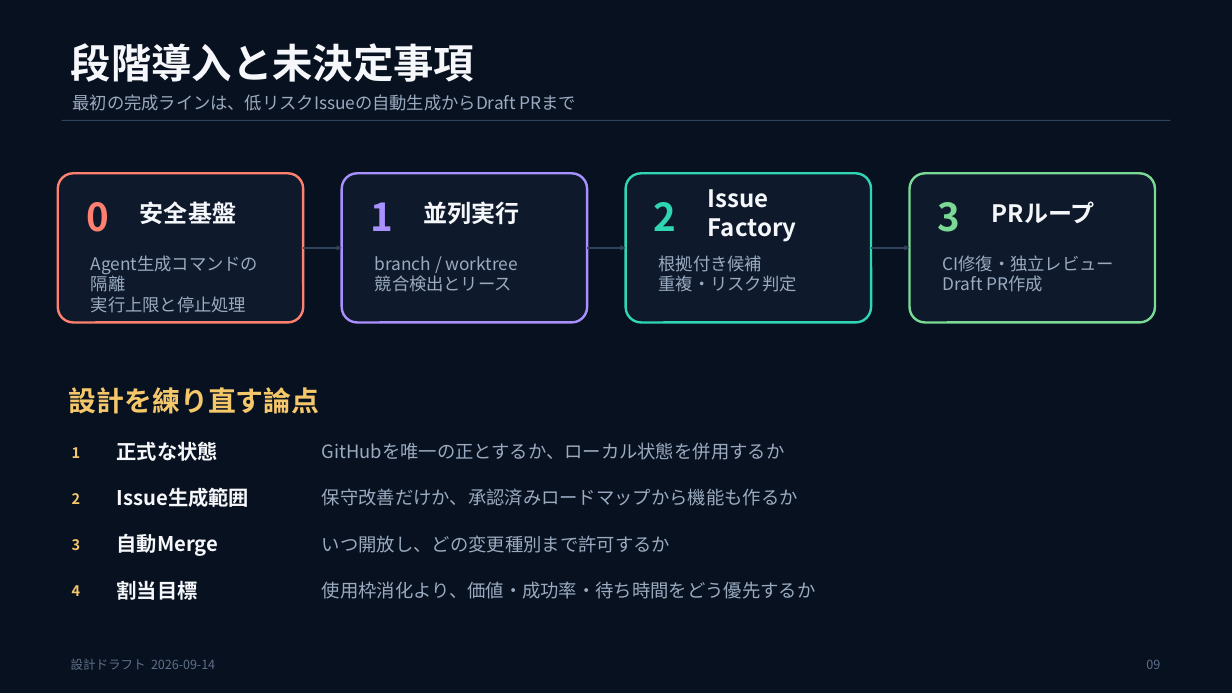
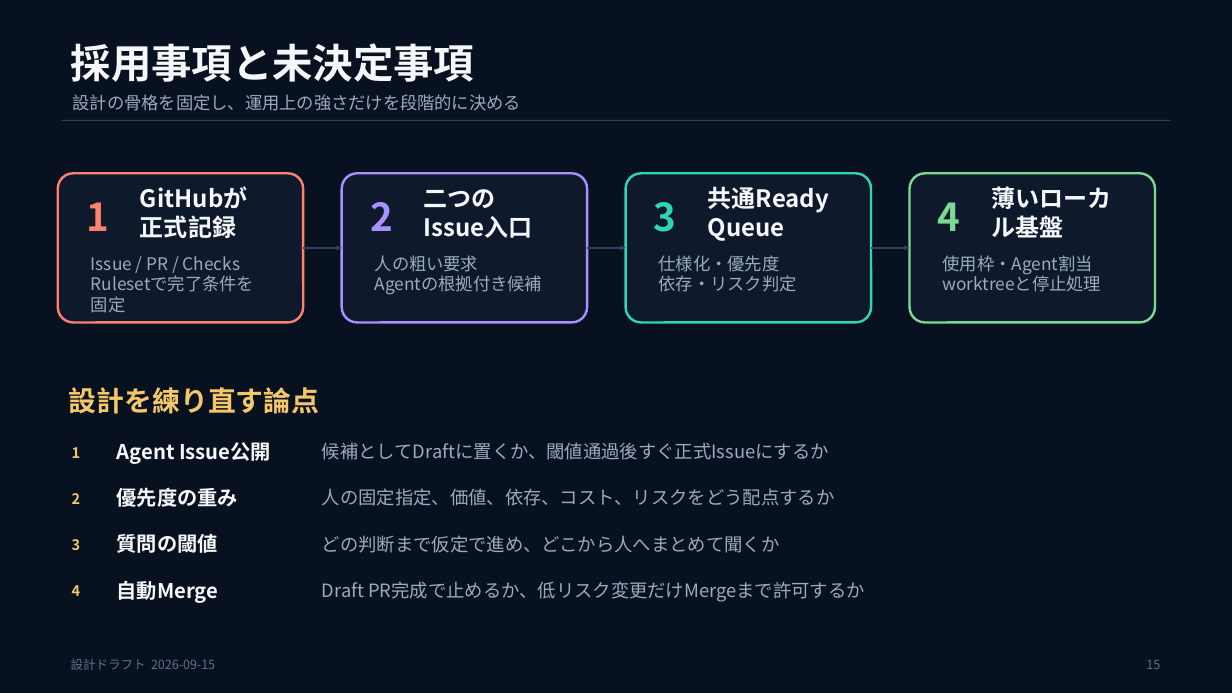
Before and after one commit to Kottiee/dev-pipeline2, a slide deck: slide 15 of docs/autonomous-development-pipeline-design.pptx (slide 9 before the commit). Drawn at 1232x693 pixels with LibreOffice and Linux fonts; fonts in the diff are those of the drawing. Boxes give left, top, right and bottom in pixels: in the first picture for what was removed or moved away, otherwise in the second. Text is boxed around its words. In the diff, an @@ line names an element or a change of style, - is before the commit and + after.

```diff
--- a/docs/autonomous-development-pipeline-design.pptx
+++ b/docs/autonomous-development-pipeline-design.pptx
@@ text at <box>71,43,474,82</box>: text changed @@
-段階導入と未決定事項
+採用事項と未決定事項
@@ text at <box>73,94,521,111</box>: text changed @@
-最初の完成ラインは、低リスクIssueの自動生成からDraft PRまで
+設計の骨格を固定し、運用上の強さだけを段階的に決める
@@ text at <box>86,202,109,231</box>: text changed @@
-0
+1
@@ text at <box>140,201,236,224</box>: text changed @@
-安全基盤
+GitHubが正式記録
@@ text at <box>370,202,393,231</box>: text changed @@
-1
+2
@@ text at <box>424,189,533,238</box>: text changed @@
-並列実行
+二つのIssue入口
@@ text at <box>654,202,677,232</box>: text changed @@
-2
+3
@@ text at <box>708,186,829,241</box>: text changed @@
-Issue Factory
+共通Ready Queue
@@ text at <box>938,202,961,231</box>: text changed @@
-3
+4
@@ text at <box>992,186,1112,238</box>: text changed @@
-PRループ
+薄いローカル基盤
@@ text at <box>91,256,240,270</box>: text changed @@
-Agent生成コマンドの隔離
-実行上限と停止処理
+Issue / PR / Checks
+Rulesetで完了条件を固定
@@ text at <box>375,255,542,295</box>: text changed @@
-branch / worktree
-競合検出とリース
+人の粗い要求
+Agentの根拠付き候補
@@ text at <box>659,255,797,292</box>: text changed @@
-根拠付き候補
-重複・リスク判定
+仕様化・優先度
+依存・リスク判定
@@ text at <box>943,255,1101,292</box>: text changed @@
-CI修復・独立レビュー
-Draft PR作成
+使用枠・Agent割当
+worktreeと停止処理
@@ text at <box>117,442,271,464</box>: text changed @@
-正式な状態
+Agent Issue公開
@@ text at <box>322,442,829,460</box>: text changed @@
-GitHubを唯一の正とするか、ローカル状態を併用するか
+候補としてDraftに置くか、閾値通過後すぐ正式Issueにするか
@@ text at <box>117,487,238,507</box>: text changed @@
-Issue生成範囲
+優先度の重み
@@ text at <box>322,488,835,506</box>: text changed @@
-保守改善だけか、承認済みロードマップから機能も作るか
+人の固定指定、価値、依存、コスト、リスクをどう配点するか
@@ text added at <box>117,534,218,553</box>, 15.8 pt, text #F5F7FA, bold @@
+質問の閾値
@@ text at <box>322,535,780,553</box>: text changed @@
-いつ開放し、どの変更種別まで許可するか
+どの判断まで仮定で進め、どこから人へまとめて聞くか
@@ text "自動Merge": place and size @@
-text "自動Merge" at <box>117,534,218,556</box>
+text "自動Merge" at <box>117,581,218,603</box>
@@ text removed at <box>117,580,198,600</box> @@
-割当目標
@@ text at <box>322,581,864,602</box>: text changed @@
-使用枠消化より、価値・成功率・待ち時間をどう優先するか
+Draft PR完成で止めるか、低リスク変更だけMergeまで許可するか
@@ text at <box>71,659,215,670</box>: text changed @@
-設計ドラフト 2026-09-14
+設計ドラフト 2026-09-15
@@ text at <box>1146,660,1160,669</box>: text changed @@
-09
+15
```
Also in this commit, not shown: 8 other slides changed, 6 slides added.
